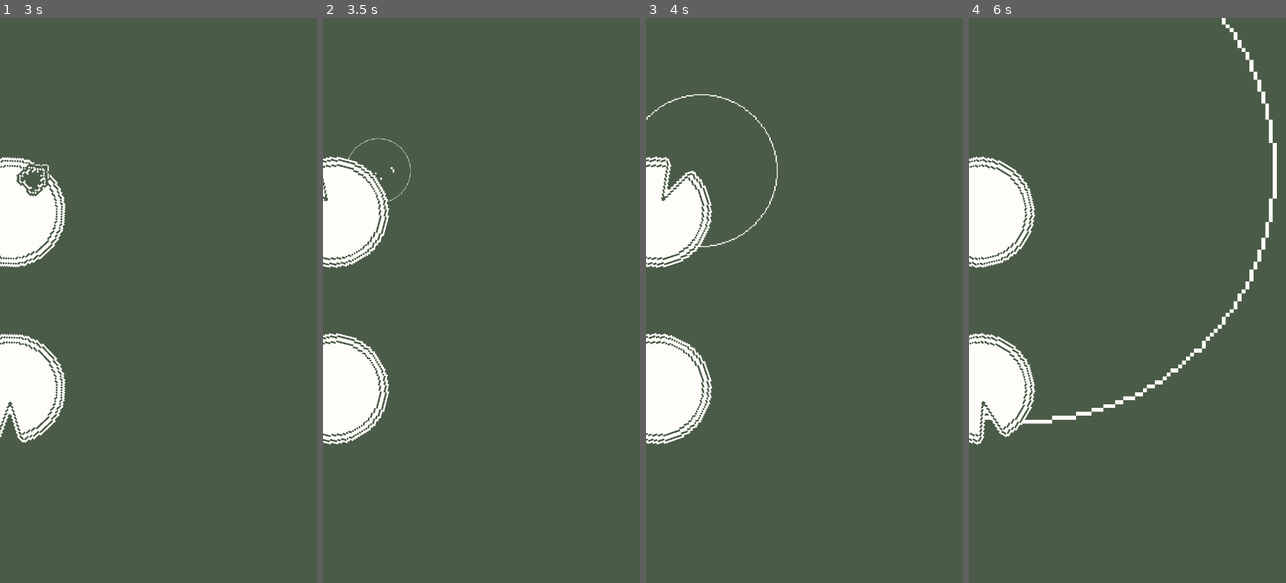
Above: before the commit, frames 1-4 (left to right).
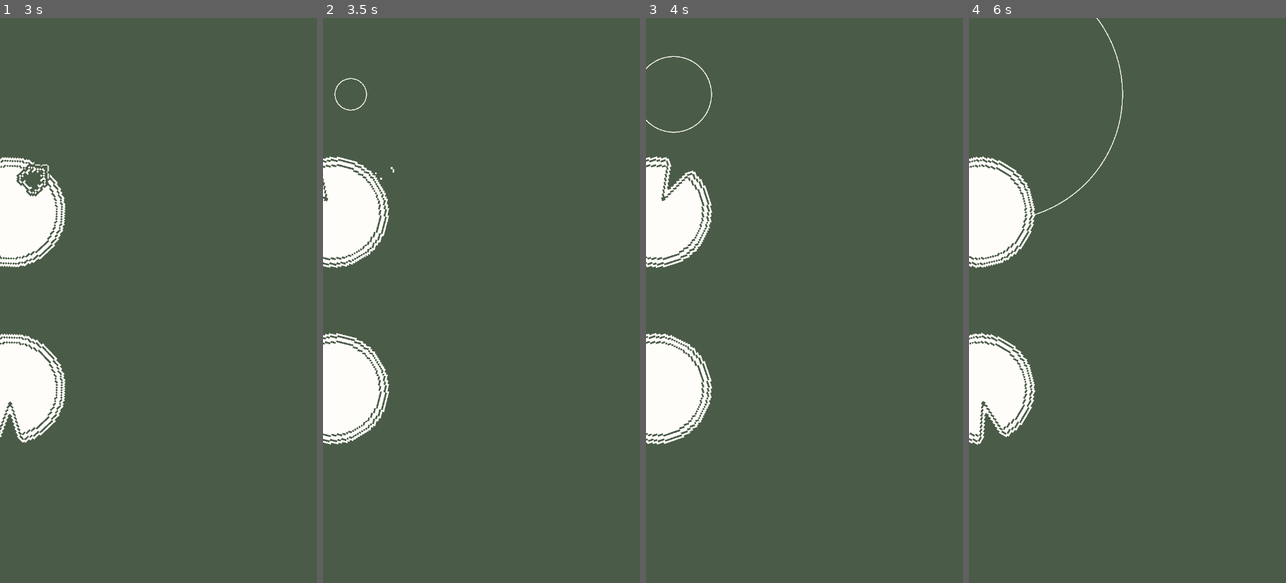
Above: after the commit, the same moments.

Repository: DGIST2023choidoyun/flogtus
Game: Godot game, scene res://Scenes/test/frog_anim.tscn
The game is run twice, just before and just after one commit, with the same random seed, the same clock (stepped at 60 frames per second) and the same inputs. This scene is started directly instead of the project's main scene.
Inputs (mouse positions are in pixels of both pictures, inside the frame that each line leads up to):
- Up to frame 1 (3 s): move the mouse to (228, 272) at 0.52 s; click (228, 272) at 0.67 s; tap Space (Jump) at 0.77, 1.52 s; move the mouse to (95, 328) at 1.27 s; click (95, 328) at 1.42 s; move the mouse to (190, 176) at 2.02 s; click (190, 176) at 2.17 s; move the mouse to (142, 413) at 2.77 s; click (142, 413) at 2.92 s
- Up to frame 2 (3.5 s): tap Space (Jump) at 3.02 s
- Up to frame 3 (4 s): move the mouse to (899, 385) at 3.52 s; click (899, 385) at 3.67 s; tap Space (Jump) at 3.77 s
- Up to frame 4 (6 s): move the mouse to (1032, 215) at 4.27 s; click (1032, 215) at 4.42 s; tap Space (Jump) at 4.52 s; move the mouse to (1143, 300) at 5.02 s; click (1143, 300) at 5.17 s; move the mouse to (1079, 159) at 5.77 s; click (1079, 159) at 5.92 s

Frame 1 is identical in both runs. In frame 2, 0.1% of the frame differs, in the area x 3-28%, y 10-33%; in frame 3, 0.4%; in frame 4, 1.4%, in the area x 4-98%, y 0-72%.

Commit message:
0831 wave shader

Diff:
--- a/Objects/wave.tscn
+++ b/Objects/wave.tscn
@@ -1,11 +1,21 @@
-[gd_scene load_steps=4 format=3 uid="uid://cauj2ey8oqrbl"]
+[gd_scene load_steps=6 format=3 uid="uid://cauj2ey8oqrbl"]
 
 [ext_resource type="Texture2D" uid="uid://diymegrh11jmu" path="res://textures/wave.png" id="1_cbdo7"]
+[ext_resource type="Shader" uid="uid://drgjdovxnlryr" path="res://shaders/wave.gdshader" id="1_ul6ps"]
 [ext_resource type="Script" uid="uid://bba41b7hjvobp" path="res://scripts/wave.gd" id="2_ui1on"]
 [ext_resource type="AudioStream" uid="uid://vow0nob6cauo" path="res://sounds/splash.mp3" id="3_ui1on"]
 
+[sub_resource type="ShaderMaterial" id="ShaderMaterial_wm5m8"]
+shader = ExtResource("1_ul6ps")
+shader_parameter/center_px = Vector2(640, 360)
+shader_parameter/outer_r_px = 128.0
+shader_parameter/thickness_px = 2.0
+shader_parameter/snap_pixels = true
+
 [node name="Wave" type="Sprite2D"]
 z_index = -10
+material = SubResource("ShaderMaterial_wm5m8")
+scale = Vector2(1000, 1000)
 texture = ExtResource("1_cbdo7")
 script = ExtResource("2_ui1on")
 
--- a/Scripts/global/util.gd
+++ b/Scripts/global/util.gd
@@ -2,6 +2,7 @@
 
 var world_x: int = ProjectSettings.get_setting("display/window/size/viewport_width")
 var world_y: int = ProjectSettings.get_setting("display/window/size/viewport_height")
+var world_size: Vector2i = Vector2i(world_x, world_y)
 var world_rect: Rect2 = Rect2(0, 0, world_x, world_y)
 
 '''
--- a/Scripts/wave.gd
+++ b/Scripts/wave.gd
@@ -1,18 +1,25 @@
 extends Sprite2D
 
 @onready var sprite_radius: float = self.texture.get_size().x / 2
+@onready var mat: ShaderMaterial = self.material
 const wave_speed: float = 50.0
 static var screen_diag: float = sqrt(Utility.world_x ** 2 + Utility.world_y ** 2)
 
+var win_size: Vector2i
+var r_px: float = 0.0
+
 func _ready() -> void:
-	self.scale = Vector2.ZERO
 	set_process(false)
 	self.hide()
+	mat.set_shader_parameter(&"outer_r_px", 0.0)
 
 func _process(delta: float) -> void:
-	self.scale += Vector2.ONE * delta * (wave_speed / sprite_radius)
-	if self.scale.x * sprite_radius - 20.0 > screen_diag: # padding = 20
+	r_px += delta * wave_speed
+
+	if r_px - 20.0 > screen_diag: # padding = 20
 		queue_free()
+
+	mat.set_shader_parameter(&"outer_r_px", r_px * win_size.x / Utility.world_x)
 
 func _draw() -> void:
 	set_process(true)
@@ -21,3 +28,6 @@
 	reparent(get_tree().current_scene)
 	self.show()
 	$SplashSound.play()
+
+	win_size = DisplayServer.window_get_size()
+	mat.set_shader_parameter(&"center_px", self.global_position / (Utility.world_size as Vector2) * (win_size as Vector2))
--- /dev/null
+++ b/shaders/wave.gdshader
@@ -0,0 +1,24 @@
+shader_type canvas_item;
+render_mode unshaded;
+
+uniform vec2  center_px = vec2(640.0, 360.0);
+uniform float outer_r_px = 128.0;   // 안쪽 반경 a
+uniform float thickness_px = 2.0;   // 두께(= b - a)
+uniform bool  snap_pixels = true;   // 픽셀 정렬(가급적 켜두면 깜빡임 줄어듦)
+
+void fragment() {
+    vec2 screen_size = 1.0 / SCREEN_PIXEL_SIZE;
+    vec2 px = SCREEN_UV * screen_size;
+    if (snap_pixels) px = floor(px) + 0.5;
+
+    float d = distance(px, center_px);
+    float inner_r_px = outer_r_px - max(thickness_px, 0.0);
+
+    // 링 영역이 아니면 투명(뒤 배경이 보임)
+    if (d < inner_r_px || d > outer_r_px) {
+        discard;
+    }
+
+    // 링 영역만 색을 출력(스프라이트 텍스처는 쓰지 않음)
+    COLOR = texture(TEXTURE, UV);
+}
Binary file changed: Textures/wave.png
Not shown, added: shaders/wave.gdshader.uid
